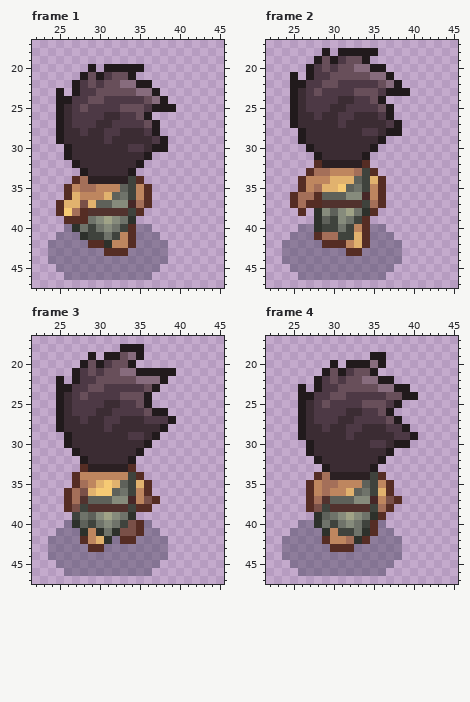
A pixel-art file gets an edit: Assets/Imported/Swordsmen/asperite_no_sword/Swordsman_lvl1_Walk/Swordsman_lvl1_Walk_back.aseprite. The picture above is the old version.
64x64 pixels, 6 frames. Colours within 5 levels of each other are drawn and written as one. Shown: frame 1: x 22..45, y 17..47; frame 2: x 22..45, y 17..47; frame 3: x 22..45, y 17..47; frame 4: x 22..45, y 17..47. The commit also changed other frames, which this record leaves out.
Once edited:
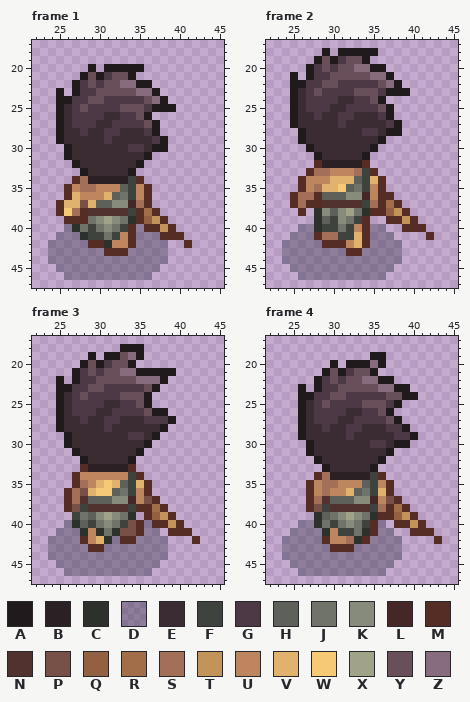
Palette (. is transparent): A #211a1c  B #2b2023  C #2d312b  D #28293f59  E #3b2c33  F #3f433d  G #4d3945  H #5e615a  J #6f736a  K #868b7c  L #462727  M #552d24  N #51322e  P #795048  Q #936141  R #a26e49  S #a46f59  T #c29459  U #be865f  V #e1b26e  W #f6ca74  X #a0a387  Y #684f5a  Z #876c7d
What changed:
layer "sword_back" now shown
--- frame 1, layer "sword_back"
@@ x 33..43 @@
 37 KLSM.......
-38 NFM........
-39 JC.........
-40 FMDD.......
-41 UMDDD......
-42 UMDDDD.....
+38 NFMRM......
+39 JCMQTM.....
+40 FMDMMTM....
+41 UMDDDMMM...
+42 UMDDDD..M..
 43 MDDDDD.....
--- frame 2, layer "sword_back"
@@ x 34..44 @@
 35 FUM........
-36 LUM........
-37 FSM........
-38 CM.........
-39 M..........
-40 MDD........
-41 MDDD.......
+36 LUMM.......
+37 FSMRM......
+38 CMMQTM.....
+39 M..MMTM....
+40 MDD..MMM...
+41 MDDD....M..
 42 MDDDD......
--- frame 3, layer "sword_back"
@@ x 34..44 @@
 37 LUPM.......
-38 FMM........
-39 C..........
-40 PMD........
-41 PMDD.......
-42 MDDDD......
+38 FMMRM......
+39 C.MQTM.....
+40 PMDMMTM....
+41 PMDD.MMM...
+42 MDDDD...M..
 43 DDDDD......
--- frame 4, layer "sword_back"
@@ x 35..45 @@
 37 LUPM.......
-38 FSM........
-39 CM.........
-40 MD.........
-41 MDD........
-42 DDDD.......
+38 FSMRM......
+39 CMMQTM.....
+40 MD.MMTM....
+41 MDD..MMM...
+42 DDDD....M..
 43 DDDD.......
Boxes around the changes in both pictures, in picture pixels (x1, y1, x2, y2):
changed: (136, 208, 192, 248)
added: (378, 192, 434, 240)
added: (144, 504, 200, 544)
added: (386, 504, 442, 544)
